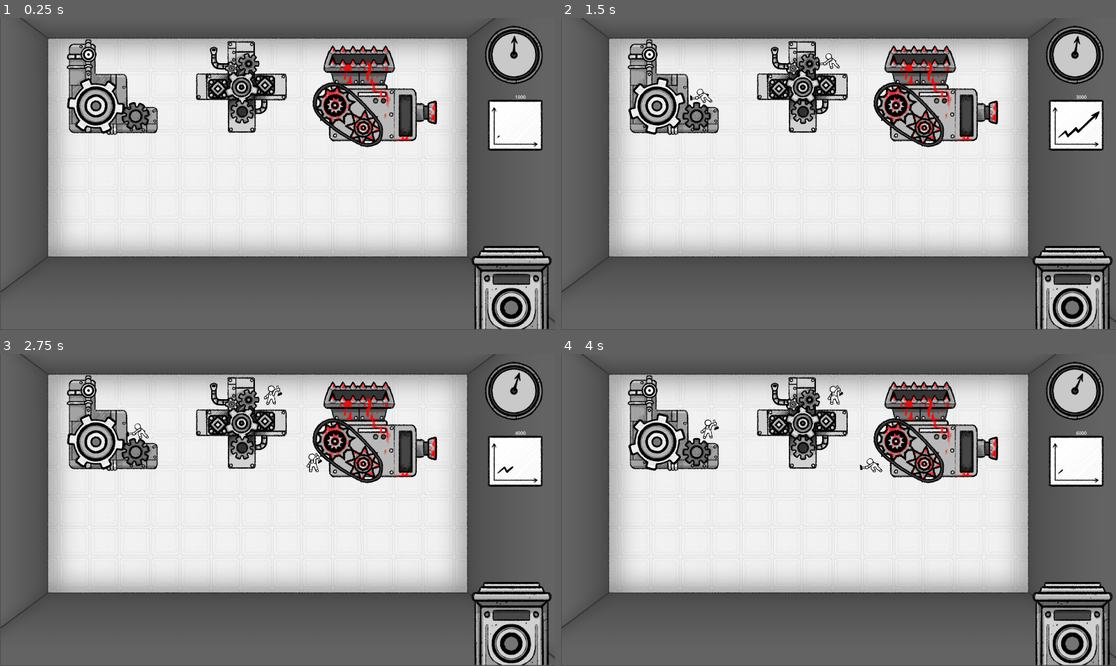
Above: before the commit, frames 1-4 (two rows, left to right).
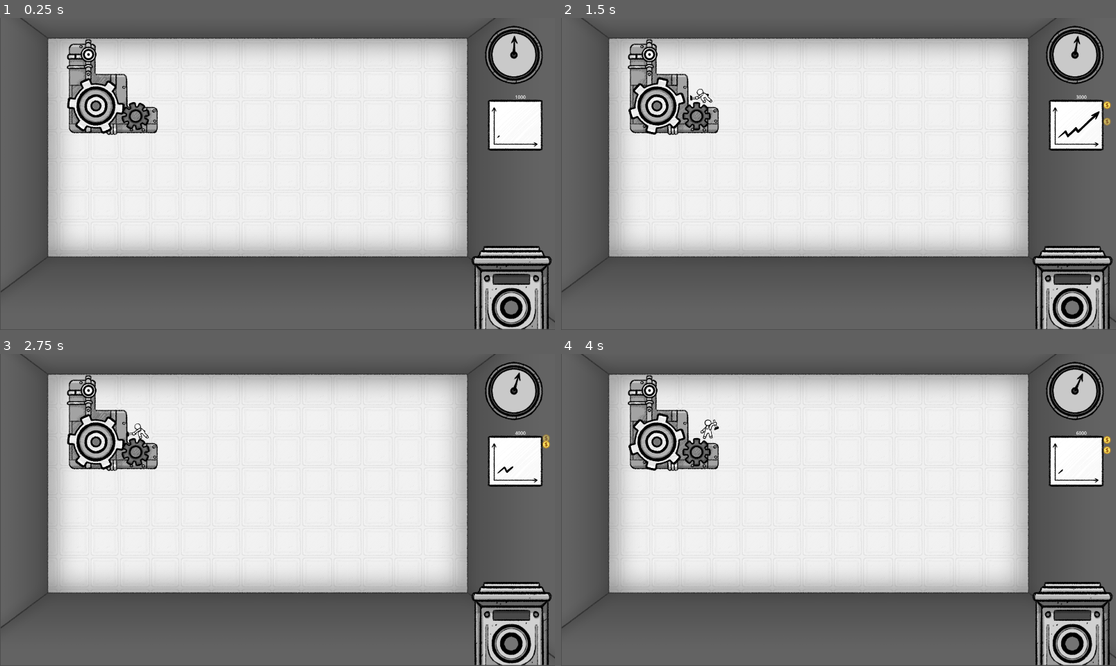
Above: after the commit, the same moments.

Repository: Aeropulu/LaHordeJam
Game: Godot game, scene res://scenes/usine.tscn
Two runs of this game, one before a commit and one after it. Both use one fixed random seed, a clock stepped at 60 frames per second and the inputs below. Sound files missing from this copy of the repository are replaced by a short silence.
Inputs (mouse positions are in pixels of both pictures, inside the frame that each line leads up to):
- Up to frame 1 (0.25 s): no input
- Up to frame 2 (1.5 s): tap Enter (ui_accept) at 0.5, 0.77 s; move the mouse to (672, 89) at 0.52 s; press the mouse at (672, 89) at 0.53 s; hold Right (ui_right) from 0.53 s (still down); move the mouse to (805, 89) at 1.27 s; release the mouse at (805, 89) at 1.28 s; click (805, 89) at 1.35 s
- Up to frame 3 (2.75 s): tap Enter (ui_accept) at 1.52 s; move the mouse to (377, 435) at 2.02 s; release Right (ui_right) at 2.03 s; press the mouse at (377, 435) at 2.03 s; hold Left (ui_left) from 2.03 s (still down)
- Up to frame 4 (4 s): move the mouse to (1071, 622) at 2.77 s; release Left (ui_left) at 2.78 s; release the mouse at (1071, 622) at 2.78 s; hold Right (ui_right) from 2.78 s (still down); click (1071, 622) at 2.85 s; tap Enter (ui_accept) at 3.02, 3.77 s; move the mouse to (1005, 556) at 3.52 s; press the mouse at (1005, 556) at 3.53 s

The runs differ from the first frame. In frame 1, 7.2% of the frame differs, in the area x 35-79%, y 7-42%; in frame 2, 7.3%; in frame 3, 7.4%, in the area x 35-100%, y 7-42%; in frame 4, 7.4%.

Commit message:
added profit effect

Diff:
--- a/scenes/Profit.gd
+++ b/scenes/Profit.gd
@@ -2,13 +2,12 @@
 
 var global_profit = 1000
 
+var _profit_effect: PackedScene = preload("res://scenes/vfx/profit_effect.tscn")
+
 func generate_profit(profit):
-	#VFX
-
-
-	#SFX
-	$profitSFX.play()
-
+	#Create effect
+	var dollar = _profit_effect.instantiate()
+	add_child(dollar)
 	#GLOBAl SCORE
 	global_profit += profit
 	$profitLabel.text = str(global_profit)
--- a/scenes/usine.tscn
+++ b/scenes/usine.tscn
@@ -247,10 +247,12 @@
 position = Vector2(389, 239)
 
 [node name="Machine2" parent="." instance=ExtResource("26_uqcj8")]
+visible = false
 position = Vector2(835, 239)
 machine_type = 1
 
 [node name="Machine3" parent="." instance=ExtResource("27_uthxa")]
+visible = false
 position = Vector2(1297, 271)
 machine_type = 2
 
--- /dev/null
+++ b/scenes/vfx/profit_effect.gd
@@ -0,0 +1,11 @@
+extends Node2D
+
+
+# Called when the node enters the scene tree for the first time.
+func _ready():
+	$profitSFX.play()
+
+
+# Called every frame. 'delta' is the elapsed time since the previous frame.
+func _process(delta):
+	pass
--- /dev/null
+++ b/scenes/vfx/profit_effect.tscn
@@ -0,0 +1,82 @@
+[gd_scene load_steps=7 format=3 uid="uid://doq8qwsed4ijd"]
+
+[ext_resource type="AudioStream" uid="uid://dngqbom8v6ejb" path="res://assets/sfx/profit.wav" id="1_lvwu3"]
+[ext_resource type="Script" path="res://scenes/vfx/profit_effect.gd" id="1_qt4la"]
+[ext_resource type="Texture2D" uid="uid://60ld5phhopv4" path="res://assets/sprites/UI/dollar.png" id="2_ukacc"]
+
+[sub_resource type="Animation" id="Animation_37516"]
+resource_name = "addProfit"
+length = 1.6
+tracks/0/type = "value"
+tracks/0/imported = false
+tracks/0/enabled = true
+tracks/0/path = NodePath("Sprite2D:modulate")
+tracks/0/interp = 1
+tracks/0/loop_wrap = true
+tracks/0/keys = {
+"times": PackedFloat32Array(0, 0.2, 1.2, 1.6),
+"transitions": PackedFloat32Array(1, 1, 1, 1),
+"update": 0,
+"values": [Color(1, 1, 1, 0), Color(1, 1, 1, 1), Color(1, 1, 1, 1), Color(1, 1, 1, 0)]
+}
+tracks/1/type = "value"
+tracks/1/imported = false
+tracks/1/enabled = true
+tracks/1/path = NodePath("Sprite2D:position")
+tracks/1/interp = 1
+tracks/1/loop_wrap = true
+tracks/1/keys = {
+"times": PackedFloat32Array(0, 0.8, 1.4, 1.6),
+"transitions": PackedFloat32Array(1, 1, 1, 1),
+"update": 0,
+"values": [Vector2(0, 0), Vector2(0, -64), Vector2(0, -78), Vector2(1500, -78)]
+}
+
+[sub_resource type="Animation" id="Animation_w2yap"]
+length = 0.001
+tracks/0/type = "value"
+tracks/0/imported = false
+tracks/0/enabled = true
+tracks/0/path = NodePath("Sprite2D:modulate")
+tracks/0/interp = 1
+tracks/0/loop_wrap = true
+tracks/0/keys = {
+"times": PackedFloat32Array(0),
+"transitions": PackedFloat32Array(1),
+"update": 0,
+"values": [Color(1, 1, 1, 1)]
+}
+tracks/1/type = "value"
+tracks/1/imported = false
+tracks/1/enabled = true
+tracks/1/path = NodePath("Sprite2D:position")
+tracks/1/interp = 1
+tracks/1/loop_wrap = true
+tracks/1/keys = {
+"times": PackedFloat32Array(0),
+"transitions": PackedFloat32Array(1),
+"update": 0,
+"values": [Vector2(0, 0)]
+}
+
+[sub_resource type="AnimationLibrary" id="AnimationLibrary_2ivrh"]
+_data = {
+"RESET": SubResource("Animation_w2yap"),
+"addProfit": SubResource("Animation_37516")
+}
+
+[node name="profit_effect" type="Node2D"]
+position = Vector2(107, 107)
+script = ExtResource("1_qt4la")
+
+[node name="profitSFX" type="AudioStreamPlayer2D" parent="."]
+stream = ExtResource("1_lvwu3")
+
+[node name="Sprite2D" type="Sprite2D" parent="."]
+texture = ExtResource("2_ukacc")
+
+[node name="AnimationPlayer" type="AnimationPlayer" parent="."]
+libraries = {
+"": SubResource("AnimationLibrary_2ivrh")
+}
+autoplay = "addProfit"
Binary file added: assets/sprites/UI/dollar.png
Not shown, added: assets/sprites/UI/dollar.png.import
